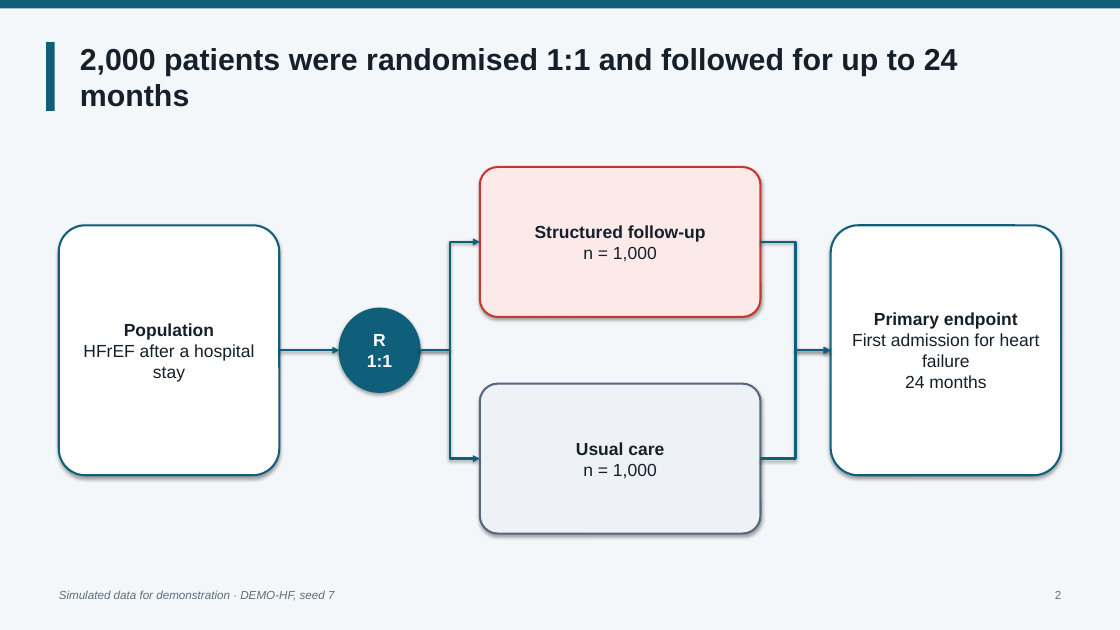
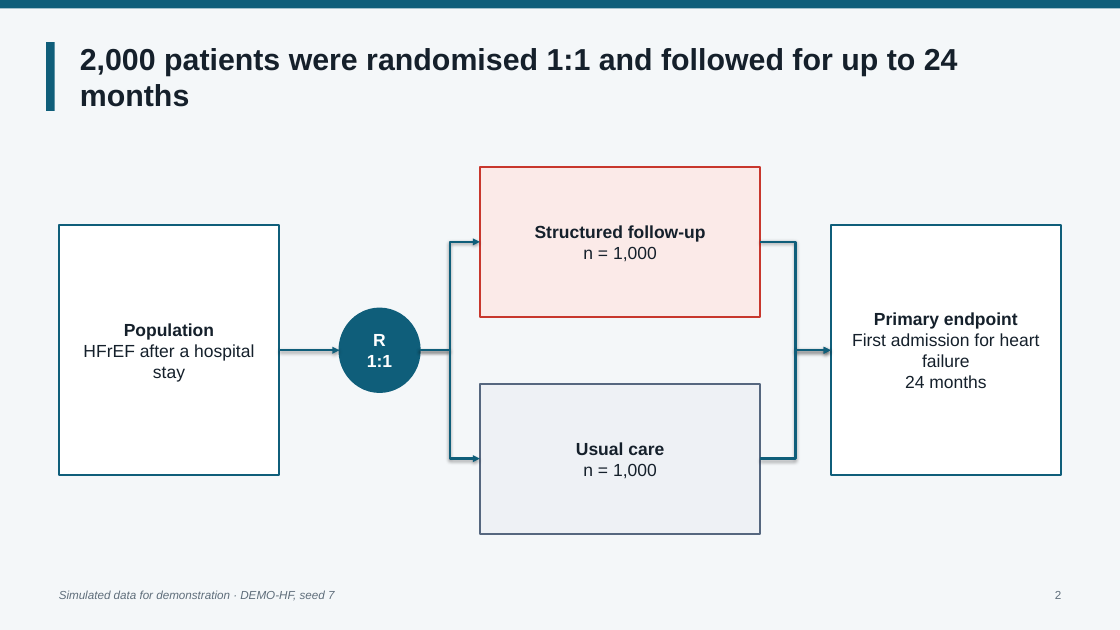
Before and after one commit to jackfeng94/medskill-panda, a slide deck: slide 2 of examples/demo-hf/pptx_en/out/demo-hf.pptx. Drawn at 1120x630 pixels with LibreOffice and Linux fonts; fonts in the diff are those of the drawing; background and template pictures are left out. Boxes give left, top, right and bottom in pixels: in the first picture for what was removed or moved away, otherwise in the second. Text is boxed around its words. In the diff, an @@ line names an element or a change of style, - is before the commit and + after.

```diff
--- a/examples/demo-hf/pptx_en/out/demo-hf.pptx
+++ b/examples/demo-hf/pptx_en/out/demo-hf.pptx
@@ rounded rectangle to rectangle; shadow off in 4 elements at box(59, 225, 280, 476), box(480, 167, 760, 318), box(480, 384, 760, 534), box(831, 225, 1061, 476) @@
@@ ellipse "R 1:1" at box(339, 308, 419, 392): shadow off @@
```
Also in this commit, not shown: 32 other files.
